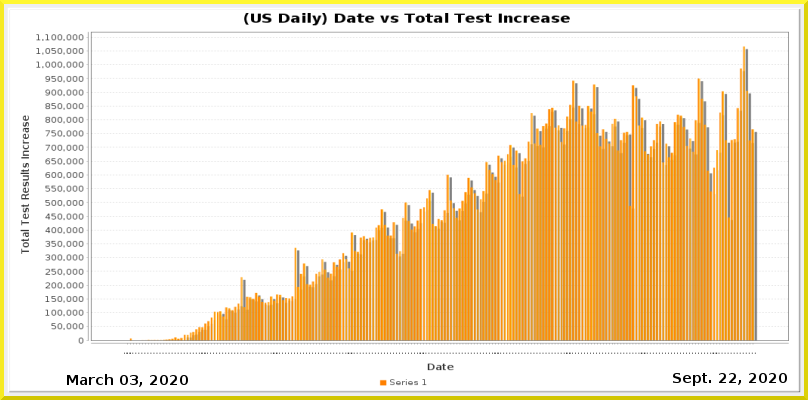
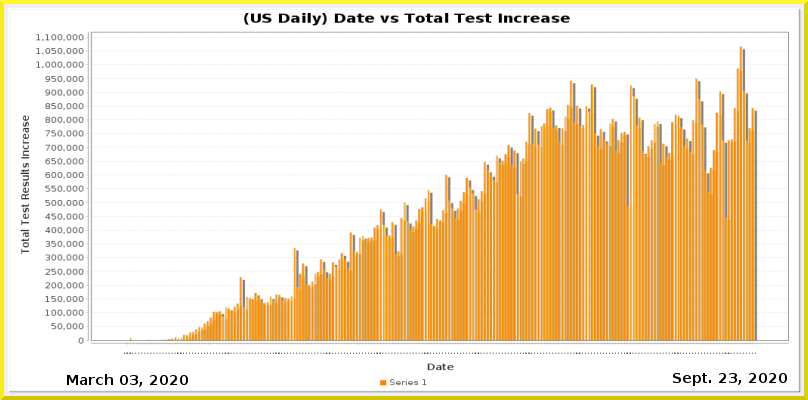
Layers edited between the first and the second 808x400 image:
painted on "Current Date" over bbox(729, 373, 737, 383)
painted on "Date_vs_TestIncrease.png" over bbox(149, 46, 758, 354)
